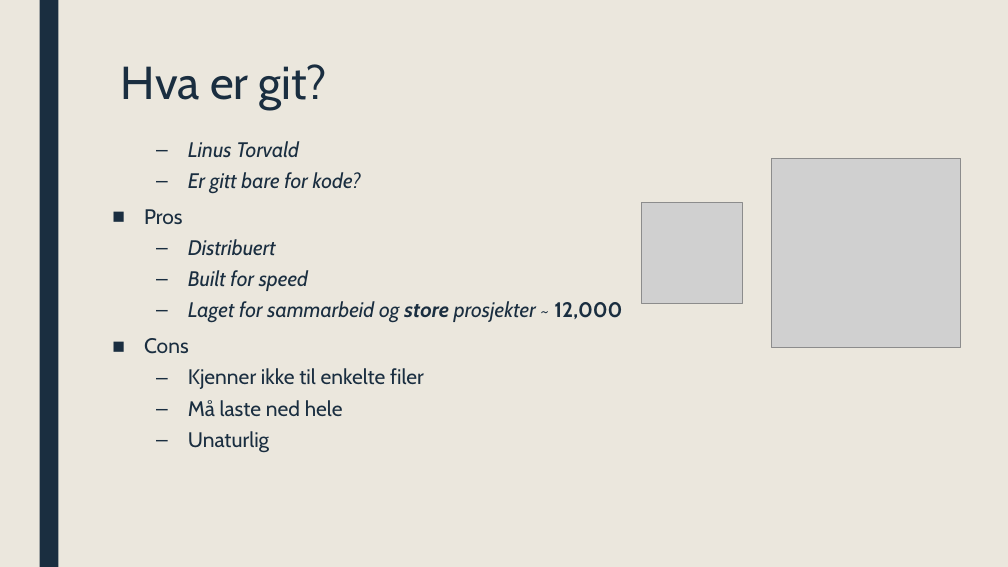
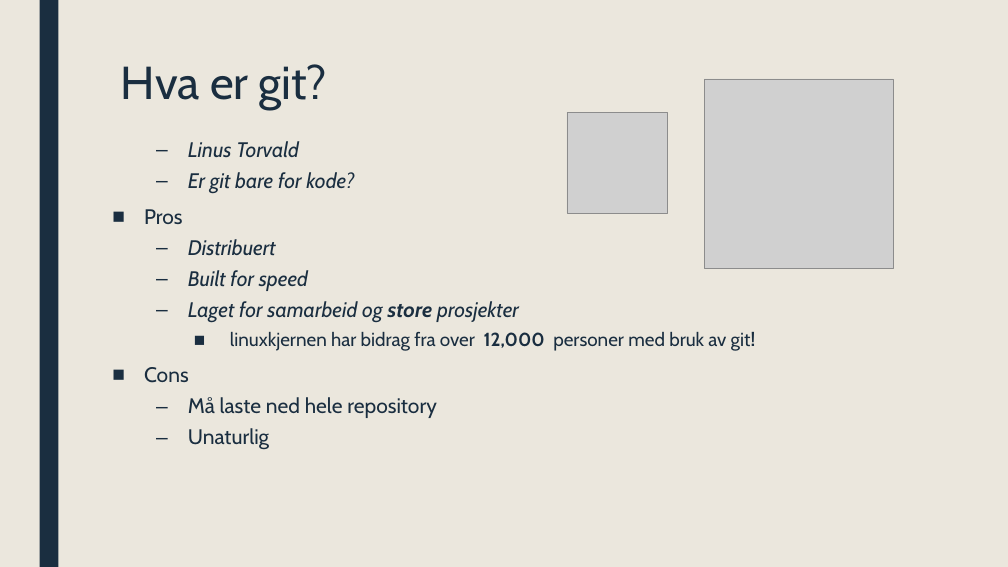
Before and after one commit to ufarm/sommer2016, a slide deck: slide 8 of GIT.pptx. Drawn at 1008x567 pixels with LibreOffice and Linux fonts; fonts in the diff are those of the drawing; grey boxes stand for pictures. Boxes give left, top, right and bottom in pixels: in the first picture for what was removed or moved away, otherwise in the second. Text is boxed around its words. In the diff, an @@ line names an element or a change of style, - is before the commit and + after.

Commit message:
Feedback from Bjarne, ned images on basic

```diff
--- a/GIT.pptx
+++ b/GIT.pptx
@@ picture moved from (x1=772, y1=158, x2=961, y2=347) to (x1=704, y1=79, x2=893, y2=268) @@
@@ picture moved from (x1=641, y1=202, x2=742, y2=302) to (x1=567, y1=112, x2=668, y2=212) @@
@@ text at (x1=188, y1=172, x2=354, y2=194): text changed @@
-  – Er gitt bare for kode?
+  – Er git bare for kode?
@@ text at (x1=188, y1=301, x2=756, y2=351): text changed; size 20 to 18 pt; italic off @@
-  – Laget for sammarbeid og store prosjekter ~ 12,000
+  – Laget for samarbeid og store prosjekter
+    ■ linuxkjernen har bidrag fra over 12,000 personer med bruk av git!
@@ text at (x1=188, y1=397, x2=437, y2=418): text changed @@
-  – Kjenner ikke til enkelte filer
-  – Må laste ned hele
+  – Må laste ned hele repository
```
Also in this commit, not shown: 11 other slides changed, 1 slide added, 2 slides removed.
